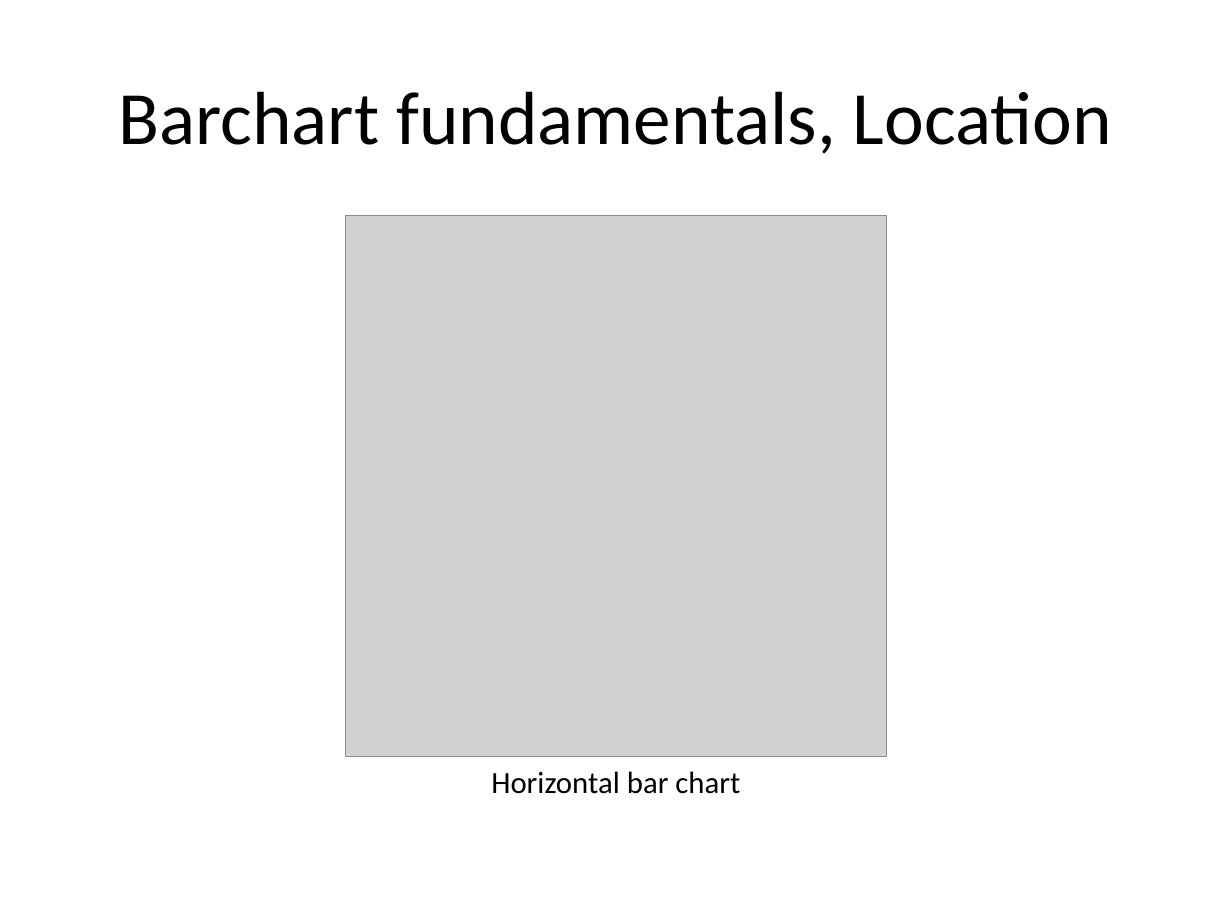
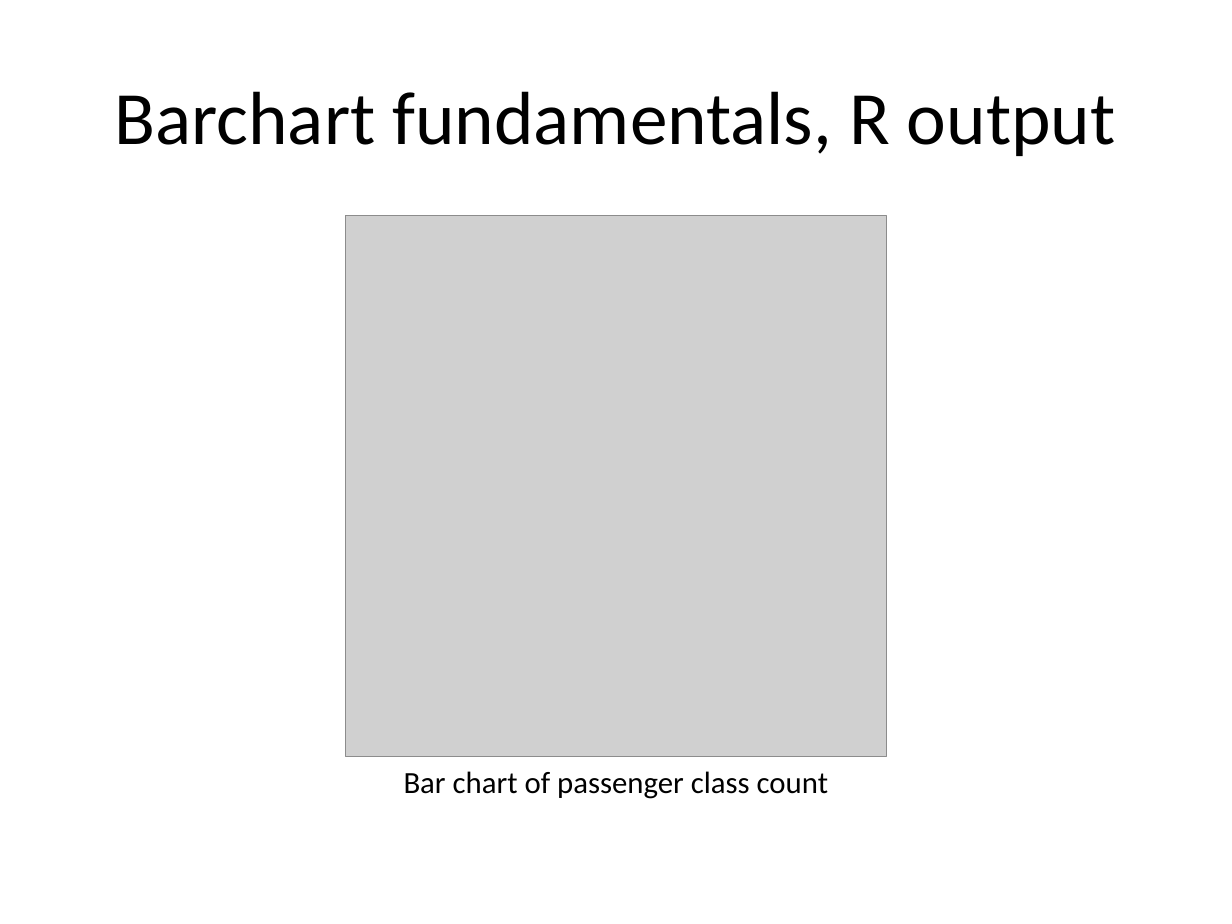
Before and after one commit to pmean/data-visualization, a slide deck: slide 10 of data-viz-02/component/fundamentals.pptx (slide 4 before the commit). Drawn at 1232x924 pixels with LibreOffice and Linux fonts; fonts in the diff are those of the drawing; grey boxes stand for pictures. Boxes give left, top, right and bottom in pixels: in the first picture for what was removed or moved away, otherwise in the second. Text is boxed around its words. In the diff, an @@ line names an element or a change of style, - is before the commit and + after.

```diff
--- a/data-viz-02/component/fundamentals.pptx
+++ b/data-viz-02/component/fundamentals.pptx
@@ title at (115,91,1116,156): text changed @@
-Barchart fundamentals, Location
+Barchart fundamentals, R output
@@ text at (404,771,828,799): text changed @@
-Horizontal bar chart
+Bar chart of passenger class count
```
Also in this commit, not shown: 18 other slides changed, 12 slides added, 8 slides removed, 18 other files.
